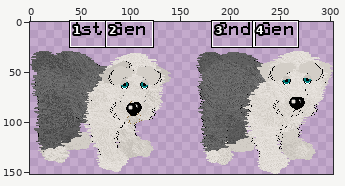
Edited in one commit: sprite sheet (assets/guides/breed-profiles/dogz/sheepdog/sheepdog-2nd-gen.png). Above, an overview of the earlier version with the close-up marked.
Close-up. Before the edit:
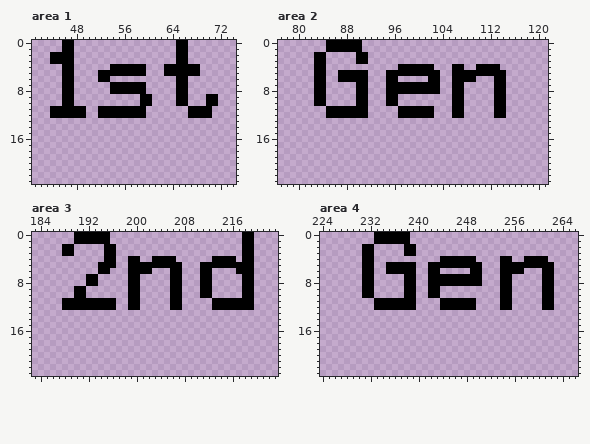
The file is 303x152 pixels. Colours within 5 levels of each other are drawn and written as one. Shown: area 1: x 41..74, y 0..23; area 2: x 77..121, y 0..23; area 3: x 183..223, y 0..23; area 4: x 224..266, y 0..23.
Once edited:
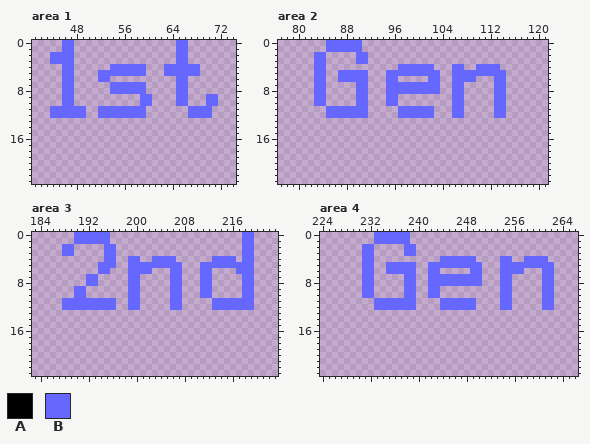
Palette (. is transparent): A #000000  B #6667ff
The exact change:
--- area 1
@@ x 41..74 @@
- 0 .....AA.................AA........
- 1 .....AA.................AA........
- 2 ...AAAA.................AA........
- 3 ...AAAA.................AA........
- 4 .....AA......AAAAAA...AAAAAA......
- 5 .....AA....AAAAAAAA...AAAAAA......
- 6 .....AA....AA...........AA........
- 7 .....AA......AAAAAA.....AA........
- 8 .....AA......AAAAAA.....AA........
- 9 .....AA...........AA....AA...AA...
-10 .....AA...........AA....AA...AA...
-11 ...AAAAAA..AAAAAAAA.......AAAA....
-12 ...AAAAAA..AAAAAAAA.......AAAA....
+ 0 .....BB.................BB........
+ 1 .....BB.................BB........
+ 2 ...BBBB.................BB........
+ 3 ...BBBB.................BB........
+ 4 .....BB......BBBBBB...BBBBBB......
+ 5 .....BB....BBBBBBBB...BBBBBB......
+ 6 .....BB....BB...........BB........
+ 7 .....BB......BBBBBB.....BB........
+ 8 .....BB......BBBBBB.....BB........
+ 9 .....BB...........BB....BB...BB...
+10 .....BB...........BB....BB...BB...
+11 ...BBBBBB..BBBBBBBB.......BBBB....
+12 ...BBBBBB..BBBBBBBB.......BBBB....
 13 ..................................
--- area 2
@@ x 77..121 @@
- 0 ........AAAAAA...............................
- 1 ........AAAAAA...............................
- 2 ......AA.....AA..............................
- 3 ......AA.....AA..............................
- 4 ......AA............AAAAAA...AA..AAAA........
- 5 ......AA..AAAAA...AAAAAAAAA..AAAAAAAAA.......
- 6 ......AA..AAAAA...AA.....AA..AAAA...AA.......
- 7 ......AA.....AA...AAAAAAAAA..AA.....AA.......
- 8 ......AA.....AA...AAAAAAAAA..AA.....AA.......
- 9 ......AA.....AA...AA.........AA.....AA.......
-10 ......AA.....AA...AA.........AA.....AA.......
-11 ........AAAAAAA.....AAAAAA...AA.....AA.......
-12 ........AAAAAAA.....AAAAAA...AA.....AA.......
+ 0 ........BBBBBB...............................
+ 1 ........BBBBBB...............................
+ 2 ......BB.....BB..............................
+ 3 ......BB.....BB..............................
+ 4 ......BB............BBBBBB...BB..BBBB........
+ 5 ......BB..BBBBB...BBBBBBBBB..BBBBBBBBB.......
+ 6 ......BB..BBBBB...BB.....BB..BBBB...BB.......
+ 7 ......BB.....BB...BBBBBBBBB..BB.....BB.......
+ 8 ......BB.....BB...BBBBBBBBB..BB.....BB.......
+ 9 ......BB.....BB...BB.........BB.....BB.......
+10 ......BB.....BB...BB.........BB.....BB.......
+11 ........BBBBBBB.....BBBBBB...BB.....BB.......
+12 ........BBBBBBB.....BBBBBB...BB.....BB.......
 13 .............................................
--- area 3
@@ x 183..223 @@
- 0 .......AAAAAA......................AA....
- 1 .......AAAAAA......................AA....
- 2 .....AA.....AA.....................AA....
- 3 .....AA.....AA.....................AA....
- 4 ............AA..AA..AAAA......AAAA.AA....
- 5 ...........AAA..AAAAAAAAA...AAAAAAAAA....
- 6 ...........AA...AAAA...AA...AA....AAA....
- 7 .........AA.....AA.....AA...AA.....AA....
- 8 .........AA.....AA.....AA...AA.....AA....
- 9 .......AA.......AA.....AA...AA.....AA....
-10 .......AA.......AA.....AA...AA.....AA....
-11 .....AAAAAAAAA..AA.....AA.....AAAAAAA....
-12 .....AAAAAAAAA..AA.....AA.....AAAAAAA....
+ 0 .......BBBBBB......................BB....
+ 1 .......BBBBBB......................BB....
+ 2 .....BB.....BB.....................BB....
+ 3 .....BB.....BB.....................BB....
+ 4 ............BB..BB..BBBB......BBBB.BB....
+ 5 ...........BBB..BBBBBBBBB...BBBBBBBBB....
+ 6 ...........BB...BBBB...BB...BB....BBB....
+ 7 .........BB.....BB.....BB...BB.....BB....
+ 8 .........BB.....BB.....BB...BB.....BB....
+ 9 .......BB.......BB.....BB...BB.....BB....
+10 .......BB.......BB.....BB...BB.....BB....
+11 .....BBBBBBBBB..BB.....BB.....BBBBBBB....
+12 .....BBBBBBBBB..BB.....BB.....BBBBBBB....
 13 .........................................
--- area 4
@@ x 224..266 @@
- 0 .........AAAAAA............................
- 1 .........AAAAAA............................
- 2 .......AA.....AA...........................
- 3 .......AA.....AA...........................
- 4 .......AA...........AAAAAA....AA..AAAA.....
- 5 .......AA..AAAAA..AAAAAAAAA...AAAAAAAAA....
- 6 .......AA..AAAAA..AA.....AA...AAAA...AA....
- 7 .......AA.....AA..AAAAAAAAA...AA.....AA....
- 8 .......AA.....AA..AAAAAAAAA...AA.....AA....
- 9 .......AA.....AA..AA..........AA.....AA....
-10 .......AA.....AA..AA..........AA.....AA....
-11 .........AAAAAAA....AAAAAA....AA.....AA....
-12 .........AAAAAAA....AAAAAA....AA.....AA....
+ 0 .........BBBBBB............................
+ 1 .........BBBBBB............................
+ 2 .......BB.....BB...........................
+ 3 .......BB.....BB...........................
+ 4 .......BB...........BBBBBB....BB..BBBB.....
+ 5 .......BB..BBBBB..BBBBBBBBB...BBBBBBBBB....
+ 6 .......BB..BBBBB..BB.....BB...BBBB...BB....
+ 7 .......BB.....BB..BBBBBBBBB...BB.....BB....
+ 8 .......BB.....BB..BBBBBBBBB...BB.....BB....
+ 9 .......BB.....BB..BB..........BB.....BB....
+10 .......BB.....BB..BB..........BB.....BB....
+11 .........BBBBBBB....BBBBBB....BB.....BB....
+12 .........BBBBBBB....BBBBBB....BB.....BB....
 13 ...........................................
Boxes around the changes in both close-ups, in picture pixels (x1, y1, x2, y2):
changed: (50, 40, 218, 118)
changed: (314, 40, 368, 118)
changed: (386, 64, 506, 118)
changed: (62, 232, 254, 310)
changed: (362, 232, 482, 310)
changed: (500, 256, 554, 310)
